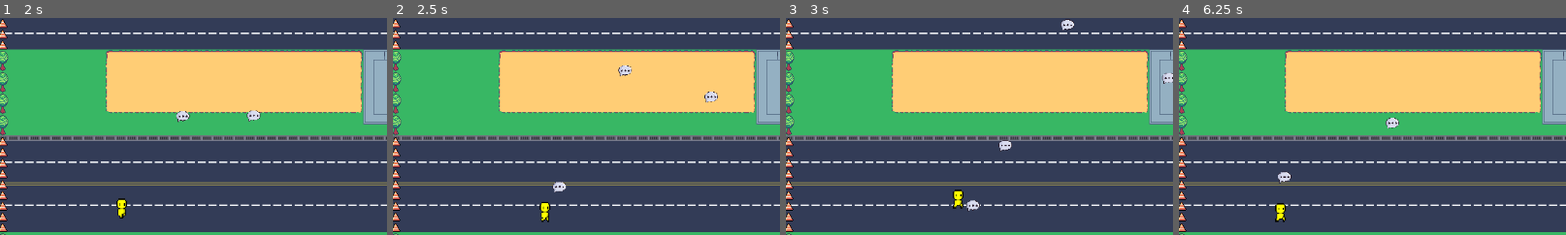
Above: before the commit, frames 1-4 (left to right).
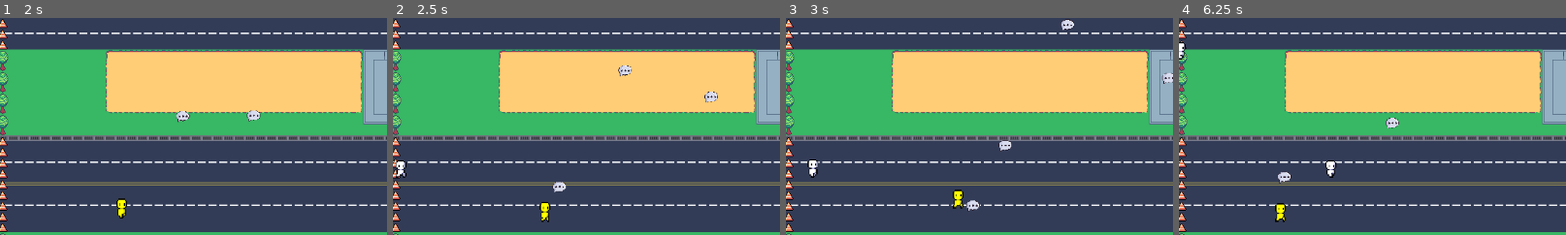
Above: after the commit, the same moments.

Repository: eliseokeefe/GameDevFinal
Game: Godot game, scene res://part_2.tscn
The game is run twice, just before and just after one commit, with the same random seed, the same clock (stepped at 60 frames per second) and the same inputs. This scene is started directly instead of the project's main scene.
Inputs (mouse positions are % of the whole screen's width and height, from its top left):
- Up to frame 1 (2 s): tap Enter at 0.5 s; move the mouse to (72, 45) at 0.52 s; hold D (right) 0.53-1.28 s; click (72, 45) at 0.6 s; move the mouse to (30, 55) at 1.27 s; hold S (down) from 1.28 s (still down); click (30, 55) at 1.35 s
- Up to frame 2 (2.5 s): move the mouse to (60, 28) at 2.02 s; release S (down) at 2.03 s; hold D (right) from 2.03 s (still down); click (60, 28) at 2.1 s
- Up to frame 3 (3 s): move the mouse to (45, 70) at 2.77 s; release D (right) at 2.78 s; hold W (up) from 2.78 s (still down); click (45, 70) at 2.85 s
- Up to frame 4 (6.25 s): move the mouse to (80, 65) at 3.52 s; release W (up) at 3.53 s; hold A (left) 3.53-5.03 s; click (80, 65) at 3.6 s; move the mouse to (20, 35) at 4.27 s; click (20, 35) at 4.35 s; move the mouse to (55, 50) at 5.02 s; hold S (down) 5.03-5.78 s; click (55, 50) at 5.1 s; move the mouse to (35, 25) at 5.77 s; hold D (right) from 5.78 s (still down); click (35, 25) at 5.85 s
The pictures show only the part of the screen within x 0-50%, y 43-93%; the shares and areas given below are measured in that part.

Frame 1 is identical in both runs. In frame 2, 0.2% of the frame differs, in the area x 0-4%, y 65-74%; in frame 3, 0.2%; in frame 4, 0.3%, in the area x 0-41%, y 11-74%.

Commit message:
temp pass in citizenspawner

Diff:
--- a/citizen_spawner.gd
+++ b/citizen_spawner.gd
@@ -26,3 +26,4 @@
 
 
 func _on_in_game_hud_time_up():
+	pass
--- a/part_2.tscn
+++ b/part_2.tscn
@@ -1,11 +1,14 @@
-[gd_scene load_steps=3 format=3 uid="uid://3b5dvne1ojo0"]
+[gd_scene load_steps=4 format=3 uid="uid://3b5dvne1ojo0"]
 
 [ext_resource type="PackedScene" uid="uid://cgdw72a4sk4g7" path="res://background.tscn" id="1_cot2a"]
 [ext_resource type="PackedScene" uid="uid://dpr1nnm12irux" path="res://player sprites/player.tscn" id="2_2nvve"]
+[ext_resource type="PackedScene" uid="uid://diwmkx3xr50ls" path="res://citizen_spawner.tscn" id="2_28m1b"]
 
 [node name="part_2" type="Node2D"]
 
 [node name="background" parent="." instance=ExtResource("1_cot2a")]
 
+[node name="Citizen_Spawner" parent="." instance=ExtResource("2_28m1b")]
+
 [node name="player" parent="." instance=ExtResource("2_2nvve")]
 position = Vector2(-477, 185)
